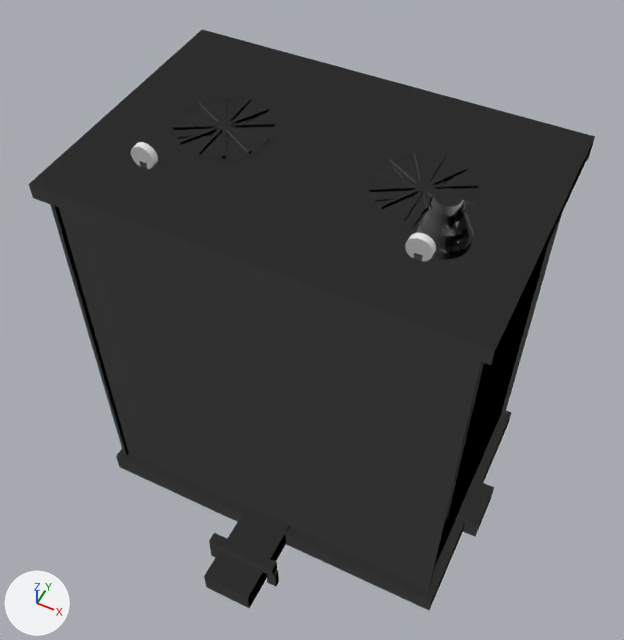
One commit to the OBJ model src/main/resources/assets/electricity/models/pv_inverter/pv_inverter.obj: the scene before it, then after it.
Before and after are seen from a camera (50 mm lens) standing at (0.606, -1.238, 2.087) and looking at (-0.008, -0.01, 0.552). Every picture has the same lights, and +X, +Y and +Z are marked at lower left. The picture after the commit comes second. Where no turn or scale is listed for an object, it has been applied to the vertices.

Objects in the first picture: 'cabinet', 'cabinet.002', 'entry_south', 'entry_south.001', 'fan_guard', 'grille', 'hood.001', 'hood.002', 'insulator', 'plinth', 'plinth.001', 'rotate_fan_east' and 6 more.
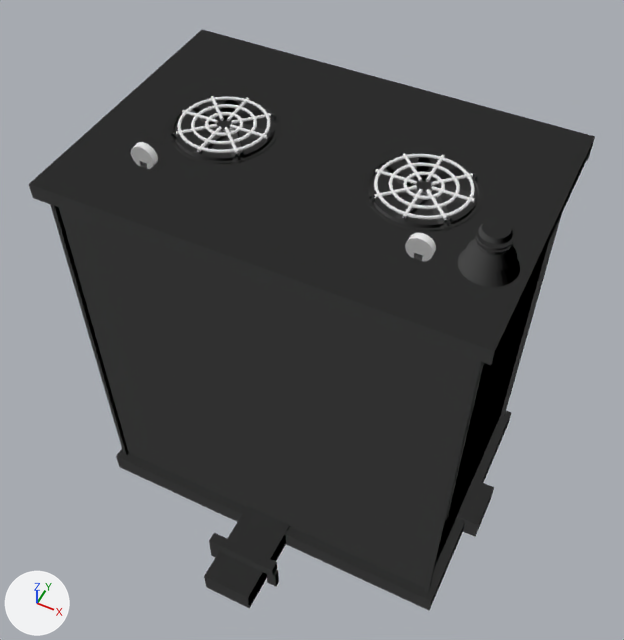
Changed parts and their boxes (x1, y1, x2, y2) in the pictures (624 x 640 px; the box of a moved part takes in the faces that stretch with it):
'fan_guard', reshaped
    before: (173, 95, 479, 227)
    after: (168, 95, 483, 231)
'insulator', reshaped
    before: (413, 188, 474, 260)
    after: (458, 219, 520, 287)
part 1 of me_fan_guard, moved or reshaped
    before: (173, 100, 274, 162)
    after: (170, 103, 279, 164)
part 2 of me_fan_guard, moved or reshaped
    before: (369, 157, 479, 227)
    after: (174, 100, 275, 161)
part 3 of me_fan_guard, added
    after: (365, 158, 483, 231)
part 4 of me_fan_guard, added
    after: (369, 157, 479, 228)
part 5 of me_fan_guard, rebuilt
    before: (222, 95, 227, 159)
    after: (191, 104, 257, 145)
part 6 of me_fan_guard, rebuilt (21% narrower)
    before: (378, 166, 468, 210)
    after: (389, 163, 460, 209)
part 7 of me_fan_guard, rebuilt (8% narrower, 570% taller)
    before: (369, 183, 479, 192)
    after: (374, 154, 475, 220)
part 8 of me_fan_guard, rebuilt (9% narrower, 533% taller)
    before: (173, 122, 275, 130)
    after: (177, 97, 270, 153)
part 9 of me_fan_guard, built on
    before: (178, 98, 270, 156)
    after: (171, 95, 276, 160)
part 10 of me_fan_guard, reshaped
    before: (373, 152, 477, 222)
    after: (369, 152, 478, 227)

The change, as a diff of the scene's bpy script:
```diff
--- a/src/main/resources/assets/electricity/models/pv_inverter/pv_inverter.obj.py
+++ b/src/main/resources/assets/electricity/models/pv_inverter/pv_inverter.obj.py
@@ me_fan_guard @@
 # used by ob_fan_guard; location = (0.0, 0.0, 0.0)
-me_fan_guard.from_pydata(...)  # 416 vertices, 232 faces; spans x -0.325..0.325, y -0.095..0.115, z 1.004..1.028
+me_fan_guard.from_pydata(...)  # 3208 vertices, 2656 faces; spans x -0.332..0.332, y -0.102..0.122, z 1.003..1.033
+# me_fan_guard part 1: the loose piece of 160 vertices spanning x -0.325..-0.115, y -0.095..0.115, z 1.004..1.016 is scaled about its middle by (1.07, 1.07, 1.17)
+# me_fan_guard part 2: the loose piece of 160 vertices spanning x 0.115..0.325, y -0.095..0.115, z 1.004..1.016 is moved by (-0.44, 0.0, 0.007)
+# me_fan_guard part 3: the loose piece of 160 vertices spanning x 0.115..0.325, y -0.095..0.115, z 1.004..1.016 is copied, and the copy is scaled about its middle by (1.07, 1.07, 1.17); it spans x 0.108..0.332, y -0.102..0.122, z 1.003..1.017
+# me_fan_guard part 4: the loose piece of 160 vertices spanning x 0.115..0.325, y -0.095..0.115, z 1.004..1.016 is copied, and the copy is moved by (0.0, 0.0, 0.007); it spans x 0.116..0.324, y -0.094..0.114, z 1.011..1.023
+# me_fan_guard part 5: the loose piece of 8 vertices spanning x -0.276..-0.164, y -0.083..0.103, z 1.022..1.028 is rebuilt with 268 vertices and now spans x -0.287..-0.153, y -0.057..0.078, z 1.026..1.033
+# me_fan_guard part 6: the loose piece of 8 vertices spanning x 0.164..0.276, y -0.083..0.103, z 1.022..1.028 is rebuilt with 268 vertices and now spans x 0.153..0.287, y -0.057..0.078, z 1.026..1.033
+# me_fan_guard part 7: the loose piece of 8 vertices spanning x 0.127..0.313, y -0.046..0.066, z 1.022..1.028 is rebuilt with 268 vertices and now spans x 0.124..0.315, y -0.085..0.106, z 1.026..1.033
+# me_fan_guard part 8: the loose piece of 8 vertices spanning x -0.313..-0.127, y -0.046..0.066, z 1.022..1.028 is rebuilt with 268 vertices and now spans x -0.315..-0.124, y -0.085..0.106, z 1.026..1.033
+# me_fan_guard part 9: 32 vertices removed from x -0.325..-0.115, y -0.095..0.115, z 1.022..1.028; 444 vertices added at x -0.32..-0.12, y -0.09..0.11, z 1.017..1.033
+# me_fan_guard part 10: 32 vertices removed from x 0.115..0.325, y -0.095..0.115, z 1.022..1.028; 444 vertices added at x 0.12..0.32, y -0.09..0.11, z 1.017..1.033
+# other edits to the shape of me_fan_guard do not show in these pictures
 me_fan_guard.materials.append(mat_steel)
@@ me_insulator @@
 # used by ob_insulator; location = (0.0, 0.0, 0.0)
-me_insulator.from_pydata(...)  # 704 vertices, 397 faces; spans x 0.246..0.354, y -0.154..-0.046, z 1.0123..1.1142
+me_insulator.from_pydata(...)  # 578 vertices, 608 faces; spans x 0.346..0.454, y -0.194..-0.086, z 1.03..1.1142
+# me_insulator part 11: 704 vertices removed from x 0.246..0.354, y -0.154..-0.046, z 1.0123..1.1142; 578 vertices added at x 0.346..0.454, y -0.194..-0.086, z 1.03..1.1142
 me_insulator.materials.append(mat_porcelain)
```
